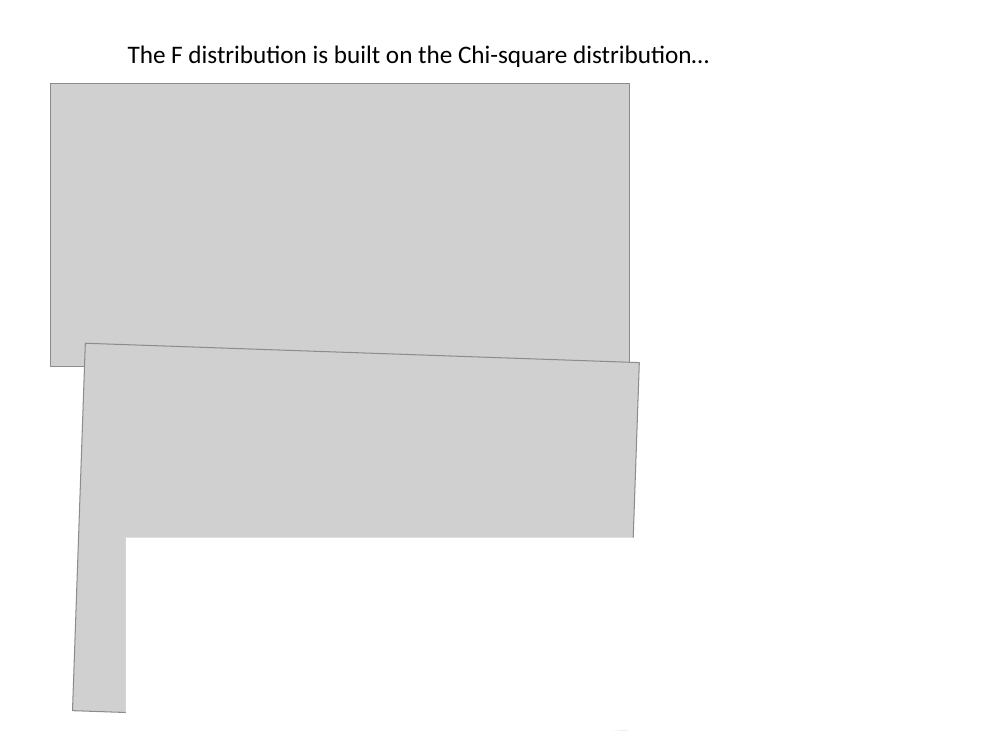
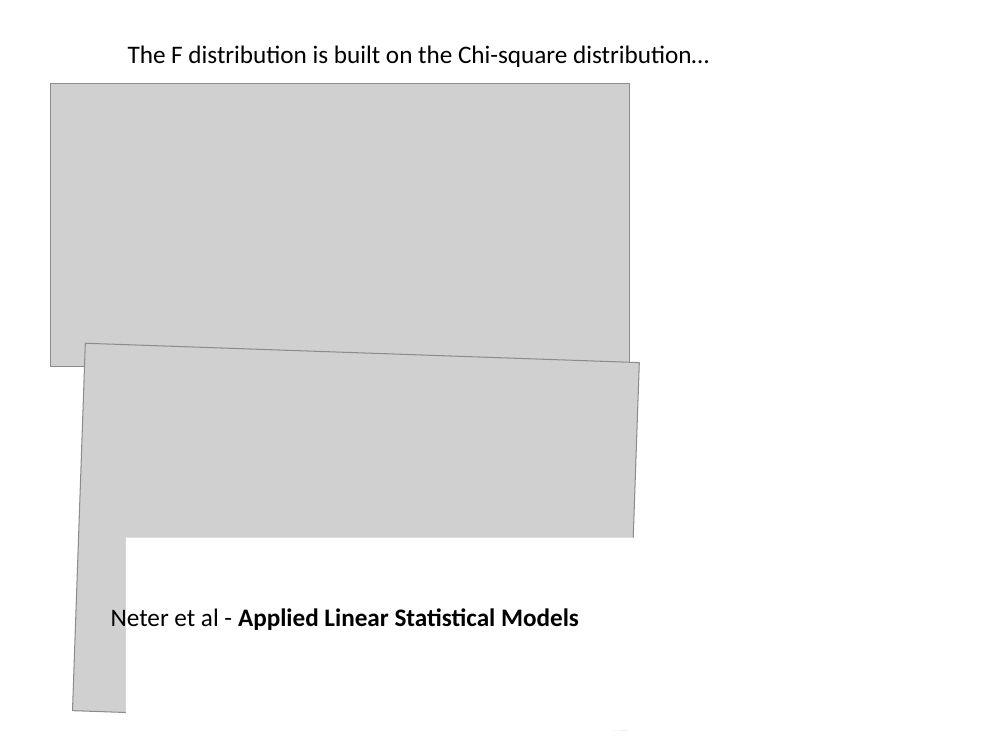
Before and after one commit to afodor/afodor.github.io, a slide deck: slide 10 of classes/stats2015/Lecture15.pptx. Drawn at 1008x756 pixels with LibreOffice and Linux fonts; fonts in the diff are those of the drawing; grey boxes stand for pictures. Boxes give left, top, right and bottom in pixels: in the first picture for what was removed or moved away, otherwise in the second. Text is boxed around its words. In the diff, an @@ line names an element or a change of style, - is before the commit and + after.

```diff
--- a/classes/stats2015/Lecture15.pptx
+++ b/classes/stats2015/Lecture15.pptx
@@ text added at [111, 606, 579, 633], 18 pt, text #000000, bold @@
+Neter et al - Applied Linear Statistical Models
```
Also in this commit, not shown: 2 other slides changed.
